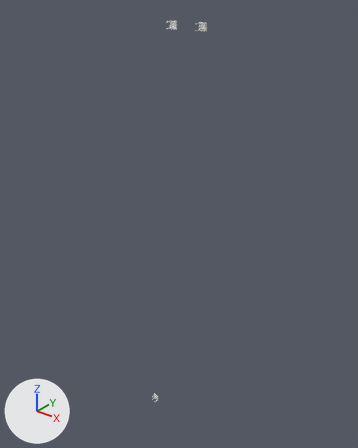
Renders of the FBX model Assets/wall/Wall Animations/Pass/embeds.fbx from each side of a commit.
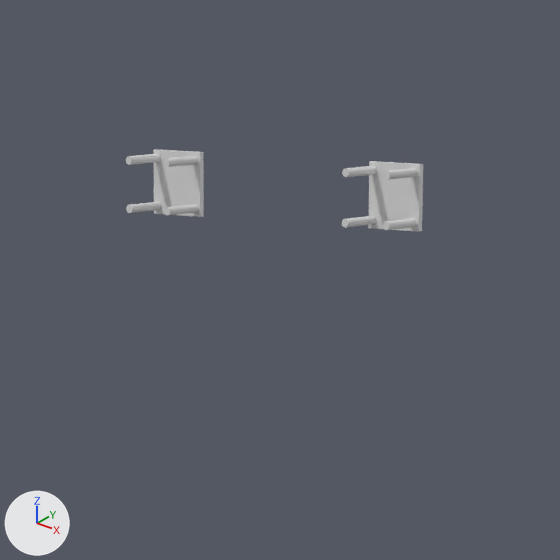
The first picture shows the older version from a 50 mm lens placed at (1.32, -1.78, 0.01), pointed at (-0.18, 0.09, -1.14). The close-ups show both versions on the part from 42% to 63% of the width and 0% to 17% of the height of that picture; other places that the commit changed are outside them. The axes (+X, +Y, +Z) are drawn at lower left. The lights are the same throughout.

In view in the first close-up: 'Embeds', 'Embeds.001'.
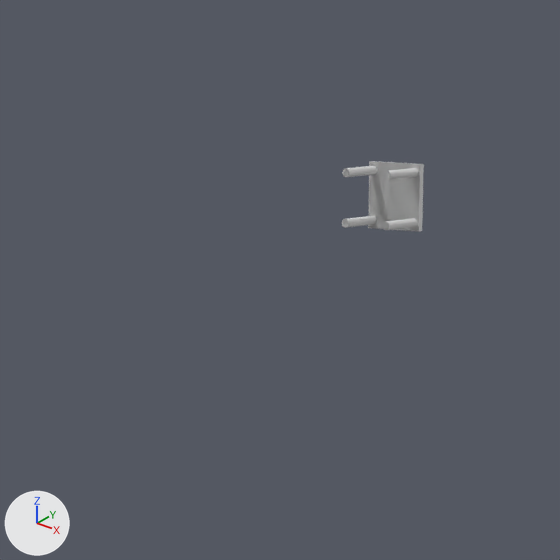
Edits to the bpy script that builds the scene:
```text
Change ob_embeds:
    ob_embeds.location: (-0.1573, 0.0, 0.0) -> (0.0023, 0.0, 0.0)
```

Pixel boxes [x1, y1, x2, y2] of what changed, in the close-ups (560 x 560 px):
'Embeds', moved: before [126, 150, 204, 217]; after [342, 161, 424, 231]
'Embeds.001', unchanged, covered by the edit: before [342, 161, 423, 231]; after [342, 161, 420, 231]
